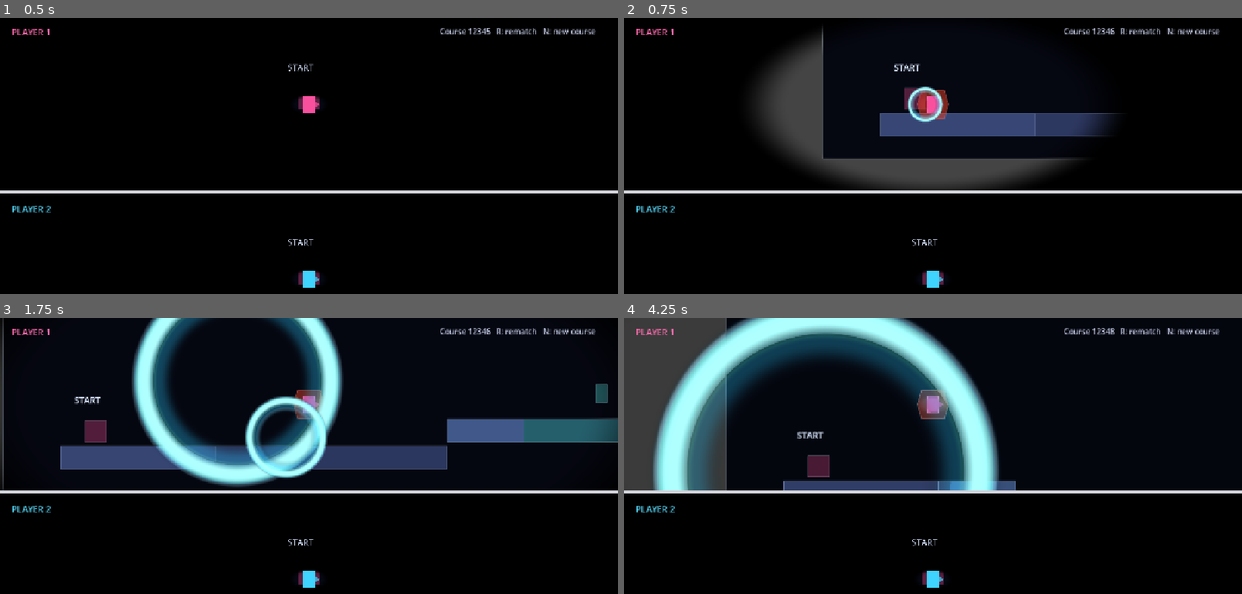
Above: before the commit, frames 1-4 (two rows, left to right).
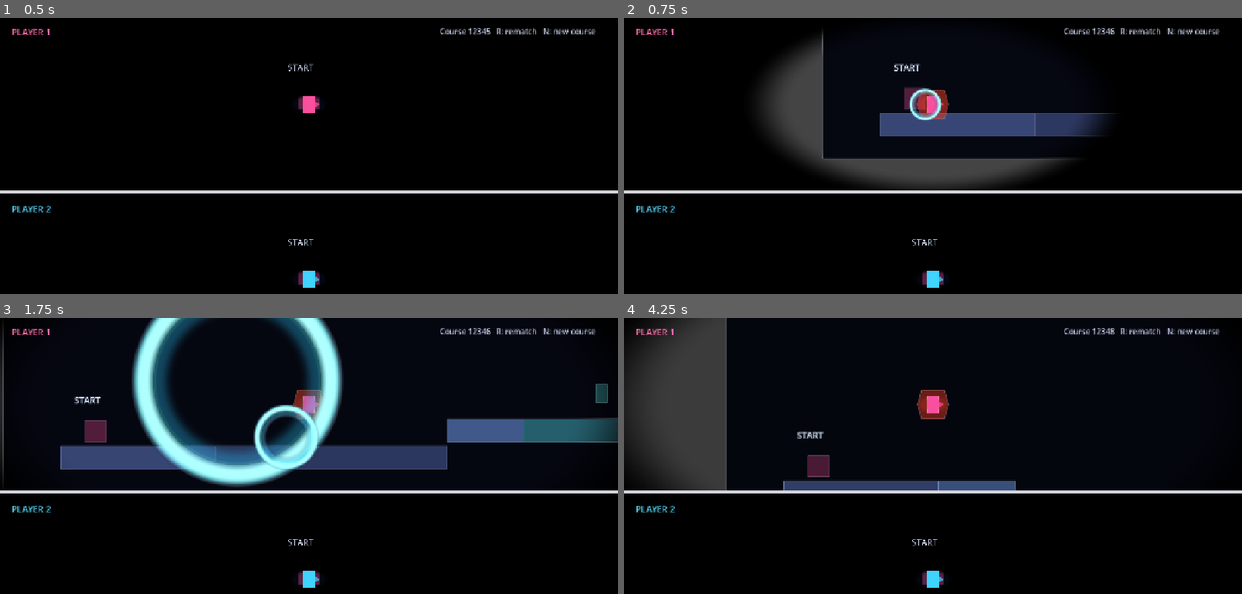
Above: after the commit, the same moments.

Repository: ketr4x/Haven
Game: Godot game, scene res://scenes/game/race.tscn
Two runs of this game, one before a commit and one after it. Both use one fixed random seed, a clock stepped at 60 frames per second and the inputs below.
Inputs:
- Up to frame 1 (0.5 s): no input
- Up to frame 2 (0.75 s): tap Enter at 0.5 s; hold D (p1_right) from 0.53 s (still down); hold N (new_seed) from 0.53 s (still down)
- Up to frame 3 (1.75 s): keep holding D (p1_right); tap W (p1_jump) at 0.77, 1.52 s; release N (new_seed) at 1.28 s; tap S (p1_shout) at 1.35 s
- Up to frame 4 (4.25 s): release D (p1_right) at 2.03 s; hold A (p1_left) 2.03-2.78 s; hold N (new_seed) 2.03-2.78 s; hold D (p1_right) from 2.78 s (still down); tap S (p1_shout) at 2.85 s; tap W (p1_jump) at 3.02, 3.77 s; tap R (restart) at 3.5 s; hold N (new_seed) from 3.53 s (still down)

Frame 1 is identical in both runs. In frame 2, 0.4% of the frame differs, in the area x 32-52%, y 4-38%; in frame 3, 2.2%; in frame 4, 17%, in the area x 0-61%, y 0-63%.

Commit message:
Reduce footstep echo visibility

Diff:
--- a/scripts/effects/reveal_ring.gd
+++ b/scripts/effects/reveal_ring.gd
@@ -6,10 +6,11 @@
 
 var _elapsed: float = 0.0
 
-func configure(captured_loudness: float) -> void:
+func configure(captured_loudness: float, expansion_multiplier: float = 1.0) -> void:
 	var loudness_ratio := clampf(captured_loudness, 0.0, 100.0) / 100.0
-	duration = lerpf(0.4, 0.8, loudness_ratio)
-	end_scale = lerpf(5.0, 16.0, loudness_ratio)
+	var visual_scale := clampf(expansion_multiplier, 0.1, 1.0)
+	duration = lerpf(0.4, 0.8, loudness_ratio) * visual_scale
+	end_scale = lerpf(5.0, 16.0, loudness_ratio) * visual_scale
 
 
 func _process(delta: float) -> void:
--- a/scripts/game/player_world.gd
+++ b/scripts/game/player_world.gd
@@ -11,6 +11,8 @@
 @export var player_color: Color = Color(1, 0.32, 0.62, 1)
 @export var sound_wave_scene: PackedScene
 @export var reveal_ring_scene: PackedScene
+@export_range(0.1, 1.0) var footstep_loudness_multiplier: float = 0.35
+@export_range(0.1, 1.0) var footstep_ring_scale: float = 0.45
 
 @onready var _generator: CourseGenerator = $CourseGenerator
 @onready var _player: RezonansPlayer = $Player
@@ -33,20 +35,24 @@
 
 	_generator.course_generated.connect(_on_course_generated)
 	_finish_area.player_finished.connect(_on_finish_area_player_finished)
-	_player.sonic_shouted.connect(_on_player_pulsed.bind(16))
-	_player.footstep_emitted.connect(_on_player_pulsed.bind(8))
+	_player.sonic_shouted.connect(_on_player_pulsed.bind(16, 1.0))
+	_player.footstep_emitted.connect(_on_footstep_emitted)
 
 
 func generate_course(seed: int) -> void:
 	_generator.generate_course(seed)
 
 
-func _on_player_pulsed(origin: Vector2, _direction: Vector2, loudness: float, ray_count: int) -> void:
+func _on_footstep_emitted(origin: Vector2, direction: Vector2, loudness: float) -> void:
+	_on_player_pulsed(origin, direction, loudness * footstep_loudness_multiplier, 8, footstep_ring_scale)
+
+
+func _on_player_pulsed(origin: Vector2, _direction: Vector2, loudness: float, ray_count: int, ring_scale: float = 1.0) -> void:
 	_next_pulse_id += 1
 	var pulse := reveal_ring_scene.instantiate() as RevealRing
 	_waves.add_child(pulse)
 	pulse.global_position = origin
-	pulse.configure(loudness)
+	pulse.configure(loudness, ring_scale)
 
 	for index in ray_count:
 		var direction := Vector2.from_angle(TAU * float(index) / float(ray_count))
--- a/tests/player_world_echo_check.gd
+++ b/tests/player_world_echo_check.gd
@@ -14,6 +14,11 @@
 	var generator := world.get_node("CourseGenerator") as CourseGenerator
 	var player := world.get_node("Player") as RezonansPlayer
 	assert(player.global_position == generator.global_position + generator.player_spawn)
+	world._on_footstep_emitted(player.global_position, Vector2.RIGHT, 100.0)
+	var footstep_ring := world.get_node("Waves").get_child(0) as RevealRing
+	assert(footstep_ring.end_scale < 4.0)
+	assert(footstep_ring.duration < 0.25)
+	world._clear_waves()
 	player.rebound_boost_started.connect(_on_boost_started)
 
 	world._on_player_pulsed(player.global_position, Vector2.RIGHT, 60.0, 16)
Not shown, added: assets/shaders/sound_wave_ring.gdshader.uid
